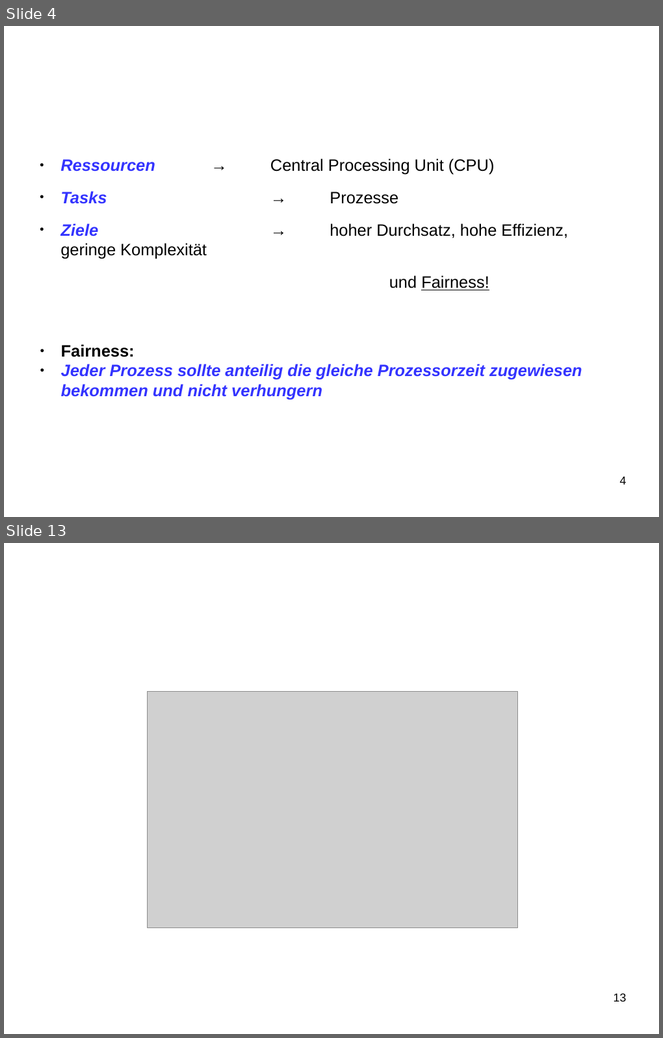
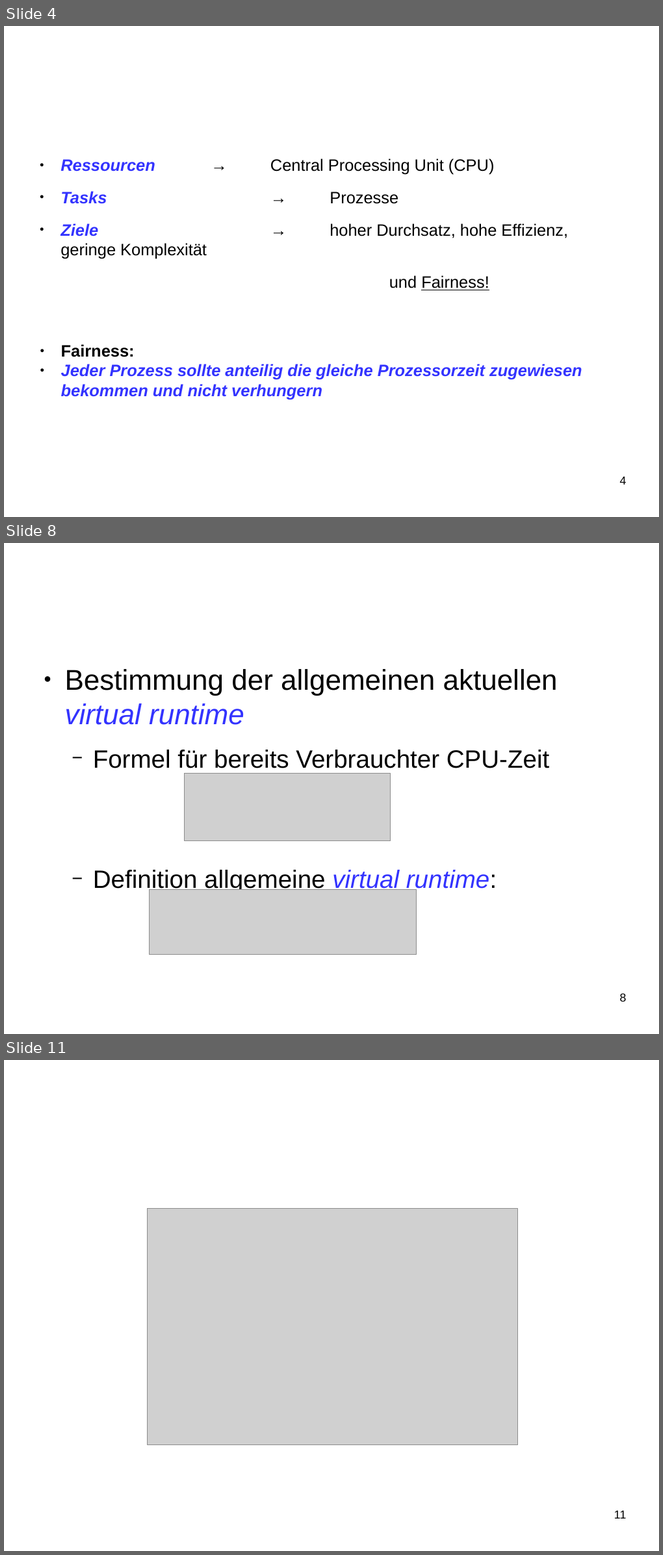
Before and after one commit to SeminararbeitCFS/main, a slide deck: vortrag/vortrag_CFS.odp. Shown one above the other, each under a label of ours: slides 4 and 13 before the commit, slides 4, 8 and 11 after it; the slides between them are not shown. The pictures are 663x1038 and 663x1555 pixels, drawn with LibreOffice and Linux fonts; fonts in the diff are those of the drawing; grey boxes stand for pictures; background and template pictures are left out. Boxes give left, top, right and bottom in pixels: in the first picture for what was removed or moved away, otherwise in the second. Text is boxed around its words. In the diff, an @@ line names an element or a change of style, - is before the commit and + after.

```diff
--- a/vortrag/vortrag_CFS.odp
+++ b/vortrag/vortrag_CFS.odp
@@ slide 8 added at (4, 543, 659, 1034), background #FFFFFF @@
@@ title added at (36, 561, 493, 642), 47.6 pt, text #FFFFFF @@
+Funktionsweise CFS
@@ text added at (65, 669, 558, 893), 30.4 pt, text #000000 @@
+● Bestimmung der allgemeinen aktuellen virtual runtime
+  − Formel für bereits Verbrauchter CPU-Zeit
+  − Definition allgemeine virtual runtime:
@@ picture added at (184, 774, 391, 841) @@
@@ picture added at (149, 890, 416, 955) @@
@@ page number added at (620, 993, 627, 1002), 14 pt, text #000000 @@
+8
@@ what was slide 13 is now slide 11 @@
@@ page number at (614, 1510, 626, 1519): text changed @@
-13
+11
```
Also in this commit, not shown: 6 slides changed, 1 other slide added, 3 slides removed.
